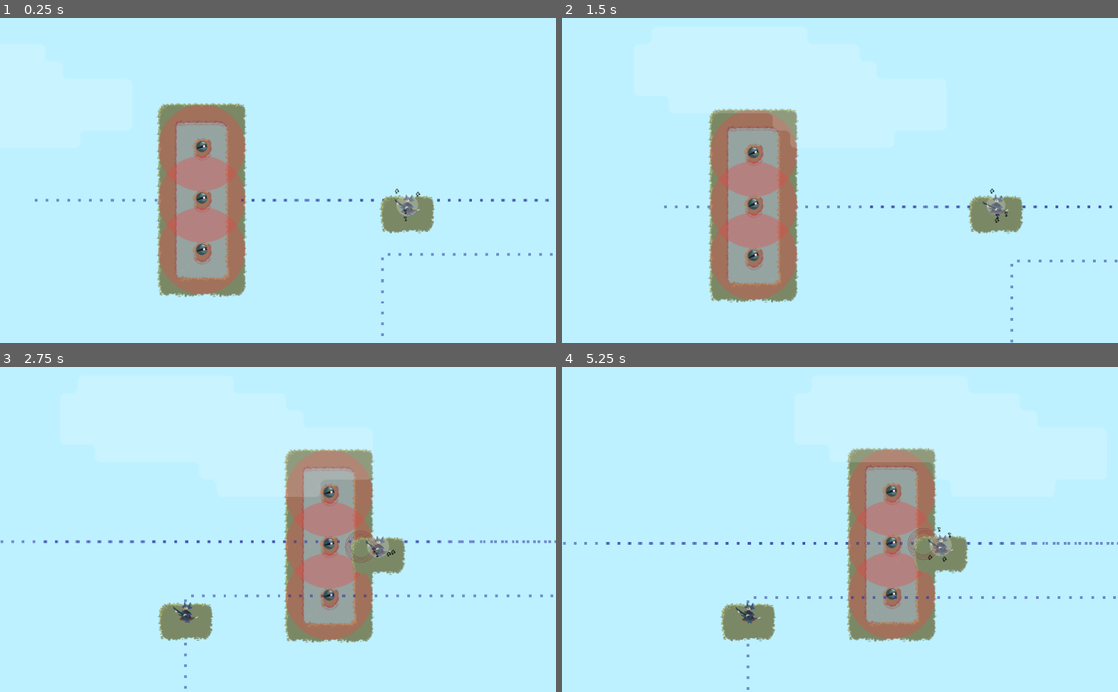
Above: before the commit, frames 1-4 (two rows, left to right).
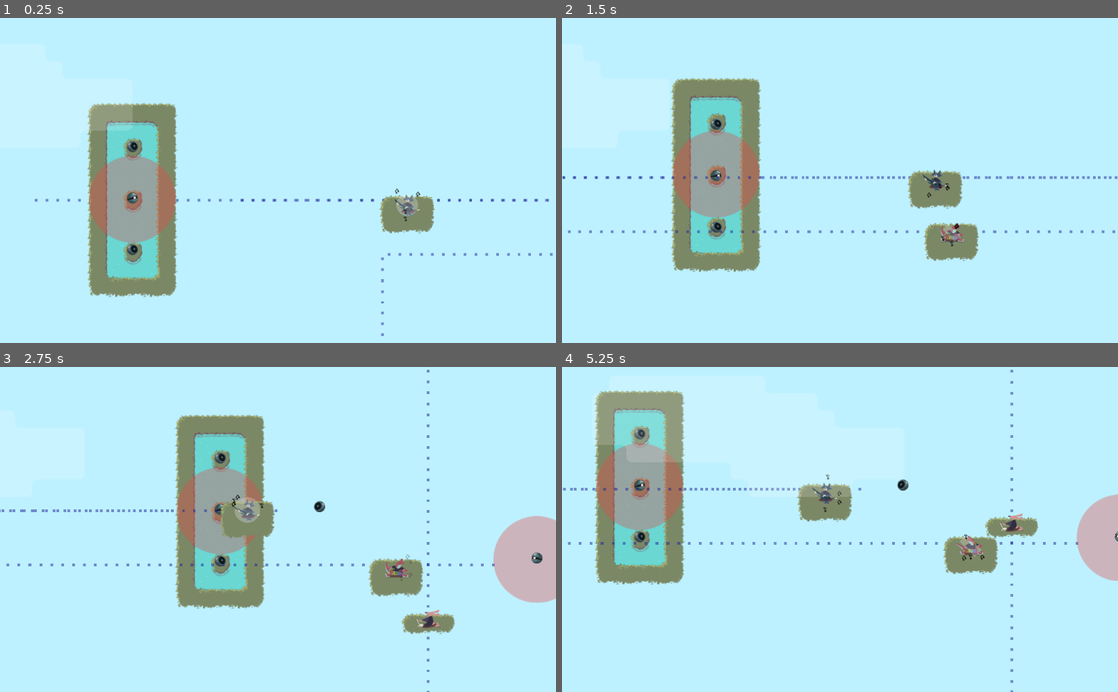
Above: after the commit, the same moments.

Repository: uspgamedev/skyjammers
Game: Godot game, scene res://stages/stage05.tscn
Same seed, same stepped clock (60 frames per second), same inputs: the game is played once before the commit and once after it. This scene is started directly instead of the project's main scene. Sound files missing from this copy of the repository are replaced by a short silence.
Inputs:
- Up to frame 1 (0.25 s): no input
- Up to frame 2 (1.5 s): hold Space (action_play) 0.53-1.28 s; tap Space (action_play) at 1.35 s
- Up to frame 3 (2.75 s): hold Space (action_play) from 2.03 s (still down)
- Up to frame 4 (5.25 s): release Space (action_play) at 2.78 s; tap Space (action_play) at 2.85, 4.35 s; hold Space (action_play) 3.53-4.28 s; hold Space (action_play) from 5.03 s (still down)

The runs differ from the first frame. In frame 1, 16% of the frame differs, in the area x 15-45%, y 26-86%; in frame 2, 17%; in frame 3, 25%, in the area x 0-100%, y 0-100%; in frame 4, 24%.

Commit message:
Stage05 playable

Diff:
--- a/game/Instruments/Instrument.gd
+++ b/game/Instruments/Instrument.gd
@@ -39,6 +39,8 @@
 		var rot = get_node("SoundWaveShape/Rotate").get_rotation()
 
 		get_node("WavePreview").set_rotation(rot)
+	else:
+		get_node("WavePreview").set_rotation(get_node("SoundWaveShape").get_rotation())
 
 
 func activate():
--- a/game/stages/stage05.tscn
+++ b/game/stages/stage05.tscn
@@ -1,10 +1,15 @@
-[gd_scene load_steps=9 format=2]
+[gd_scene load_steps=15 format=2]
 
 [ext_resource path="res://stages/base.tscn" type="PackedScene" id=1]
 [ext_resource path="res://Movement/PathManager.tscn" type="PackedScene" id=2]
 [ext_resource path="res://islands/Island.tscn" type="PackedScene" id=3]
-[ext_resource path="res://Sentinels/Watcher/watcher.tscn" type="PackedScene" id=4]
-[ext_resource path="res://Instruments/Bass/Bass.tscn" type="PackedScene" id=5]
+[ext_resource path="res://Sentinels/Sentinel.tscn" type="PackedScene" id=4]
+[ext_resource path="res://Sentinels/Watcher/watcher.tscn" type="PackedScene" id=5]
+[ext_resource path="res://Instruments/Bass/Bass.tscn" type="PackedScene" id=6]
+[ext_resource path="res://Instruments/Xylophone/Xylophone.tscn" type="PackedScene" id=7]
+[ext_resource path="res://Instruments/Theremin/Theremin.tscn" type="PackedScene" id=8]
+[ext_resource path="res://Instruments/GameBoy/Gameboy.tscn" type="PackedScene" id=9]
+[ext_resource path="res://goal/Goal.tscn" type="PackedScene" id=10]
 
 [sub_resource type="Curve2D" id=1]
 
@@ -28,8 +33,17 @@
 
 bake_interval = 5.0
 _data = {
-"points": PoolVector2Array( 0, 0, 0, 0, 510, 570, 0, 0, 0, 0, 510, 20, 0, 0, 0, 0, 2330, 20, 0, 0, 0, 0, 2330, 30 )
+"points": PoolVector2Array( 0, 0, 0, 0, 510, 570, 0, 0, 0, 0, 510, 20, 0, 0, 0, 0, 2330, 20 )
 }
+
+[sub_resource type="Curve2D" id=4]
+
+resource_local_to_scene = true
+bake_interval = 5.0
+_data = {
+"points": PoolVector2Array( 0, 0, 0, 0, 2200, -570, 0, 0, 0, 0, 2200, 850 )
+}
+_sections_unfolded = [ "Resource" ]
 
 [node name="Stage" index="0" instance=ExtResource( 1 )]
 
@@ -37,10 +51,11 @@
 
 [node name="Chasers" parent="Instruments" index="0" instance=ExtResource( 2 )]
 
+editor/display_folded = true
 position = Vector2( 20, 70 )
 curve = SubResource( 1 )
 _sections_unfolded = [ "Transform" ]
-speed = 0.6
+speed = 0.35
 
 [node name="PathFollow2D" parent="Instruments/Chasers" index="0"]
 
@@ -50,16 +65,17 @@
 
 tile_data = PoolIntArray( -327683, 0, 0, -327682, 2, 0, -327681, 2, 0, -393216, 2, 0, -393215, 2, 0, -393214, 3, 0, -26 …(965 unchanged characters)…
 
-[node name="Sentinel3" parent="Instruments/Chasers/PathFollow2D/Island" index="2" instance=ExtResource( 4 )]
+[node name="Sentinel2" parent="Instruments/Chasers/PathFollow2D/Island" index="2" instance=ExtResource( 4 )]
 
 position = Vector2( 0, -95 )
-_sections_unfolded = [ "Transform" ]
+scale = Vector2( -1, 1 )
 
-[node name="Sentinel" parent="Instruments/Chasers/PathFollow2D/Island" index="3" instance=ExtResource( 4 )]
+[node name="Sentinel" parent="Instruments/Chasers/PathFollow2D/Island" index="3" instance=ExtResource( 5 )]
 
-[node name="Sentinel2" parent="Instruments/Chasers/PathFollow2D/Island" index="4" instance=ExtResource( 4 )]
+[node name="Sentinel3" parent="Instruments/Chasers/PathFollow2D/Island" index="4" instance=ExtResource( 4 )]
 
 position = Vector2( 0, 95 )
+scale = Vector2( -1, 1 )
 _sections_unfolded = [ "Transform" ]
 
 [node name="Initial" parent="Instruments" index="1" instance=ExtResource( 2 )]
@@ -80,7 +96,10 @@
 position = Vector2( 145.182, 3.0618 )
 tile_data = PoolIntArray( -2, 0, 0, -1, 1, 0, -65536, 2, 0, -65535, 3, 0, 65534, 8, 0, 65535, 5, 0, 0, 5, 0, 1, 7, 0, 131070, 12, 0, 131071, 13, 0, 65536, 14, 0, 65537, 15, 0 )
 
-[node name="Bass2" parent="Instruments/Initial/PathFollow2D/Island" index="0" instance=ExtResource( 5 )]
+[node name="Bass2" parent="Instruments/Initial/PathFollow2D/Island" index="0" instance=ExtResource( 6 )]
+
+growth = 15.0
+duration = 0.1
 
 [node name="2" parent="Instruments" index="2" instance=ExtResource( 2 )]
 
@@ -88,18 +107,69 @@
 position = Vector2( 0, 150 )
 curve = SubResource( 3 )
 _sections_unfolded = [ "Transform" ]
-speed = 0.3
+speed = 0.4
 
 [node name="PathFollow2D" parent="Instruments/2" index="0"]
 
-position = Vector2( 510, 210 )
+position = Vector2( 510, 570 )
 
 [node name="Island" parent="Instruments/2/PathFollow2D" index="0" instance=ExtResource( 3 )]
 
 tile_data = PoolIntArray( -2, 0, 0, -1, 1, 0, -65536, 2, 0, -65535, 3, 0, 65534, 8, 0, 65535, 5, 0, 0, 5, 0, 1, 7, 0, 131070, 12, 0, 131071, 13, 0, 65536, 14, 0, 65537, 15, 0 )
 _sections_unfolded = [ "Cell", "Transform" ]
 
-[node name="Bass2" parent="Instruments/2/PathFollow2D/Island" index="0" instance=ExtResource( 5 )]
+[node name="Xylophone" parent="Instruments/2/PathFollow2D/Island" index="2" instance=ExtResource( 7 )]
+
+[node name="SoundWaveShape" parent="Instruments/2/PathFollow2D/Island/Xylophone" index="4"]
+
+rotation = 0.785398
+_sections_unfolded = [ "Transform" ]
+
+[node name="Sentinel" parent="Instruments" index="3" instance=ExtResource( 4 )]
+
+position = Vector2( 2000, 65 )
+_sections_unfolded = [ "Transform" ]
+
+[node name="Sentinel2" parent="Instruments" index="4" instance=ExtResource( 5 )]
+
+position = Vector2( 2400, 160 )
+scale = Vector2( -1, 1 )
+_sections_unfolded = [ "Transform" ]
+
+[node name="3" parent="Instruments" index="5" instance=ExtResource( 2 )]
+
+editor/display_folded = true
+curve = SubResource( 4 )
+_sections_unfolded = [ "Transform" ]
+speed = 0.22
+
+[node name="PathFollow2D" parent="Instruments/3" index="0"]
+
+position = Vector2( 2200, -230 )
+
+[node name="Island" parent="Instruments/3/PathFollow2D" index="0" instance=ExtResource( 3 )]
+
+tile_data = PoolIntArray( -2, 0, 0, -1, 1, 0, -65536, 1, 0, -65535, 3, 0, 65534, 12, 0, 65535, 13, 0, 0, 14, 0, 1, 15, 0 )
+
+[node name="Theremin" parent="Instruments/3/PathFollow2D/Island" index="2" instance=ExtResource( 8 )]
+
+position = Vector2( 0, -8 )
+
+[node name="Island" parent="Instruments" index="6" instance=ExtResource( 3 )]
+
+editor/display_folded = true
+position = Vector2( 2200, 900 )
+tile_data = PoolIntArray( -131070, 0, 0, -131069, 1, 0, -131068, 2, 0, -131067, 3, 0, -1, 0, 0, -65536, 1, 0, -65535, 2, 0, -65534, 31, 0, -65533, 5, 0, -65532, 5, 0, -65531, 28, 0, -65530, 3, 0, 65535, 4, 0, 0, 5, 0, 1, 5, 0, 2, 5, 0, 3, 5, 0, 4, 5, 0, 5, 5, 0, 6, 11, 0, 131071, 12, 0, 65536, 13, 0, 65537, 14, 0, 65538, 19, 0, 65539, 5, 0, 65540, 5, 0, 65541, 5, 0, 65542, 7, 0, 131074, 12, 0, 131075, 14, 0, 131076, 13, 0, 131077, 14, 0, 131078, 15, 0 )
+_sections_unfolded = [ "Cell", "Transform" ]
+
+[node name="Gameboy" parent="Instruments/Island" index="2" instance=ExtResource( 9 )]
+
+position = Vector2( 15, 0 )
+
+[node name="Goal" parent="Instruments/Island" index="3" instance=ExtResource( 10 )]
+
+position = Vector2( 135, -25 )
+_sections_unfolded = [ "Transform" ]
 
 [node name="Camera2D" parent="." index="2"]
 
@@ -115,9 +185,11 @@
 
 [node name="Cloud" parent="CanvasLayer" index="0"]
 
-position = Vector2( -400, 10 )
+position = Vector2( -1320, 10 )
 
 
 [editable path="Instruments/Chasers"]
 [editable path="Instruments/Initial"]
 [editable path="Instruments/2"]
+[editable path="Instruments/2/PathFollow2D/Island/Xylophone"]
+[editable path="Instruments/3"]
